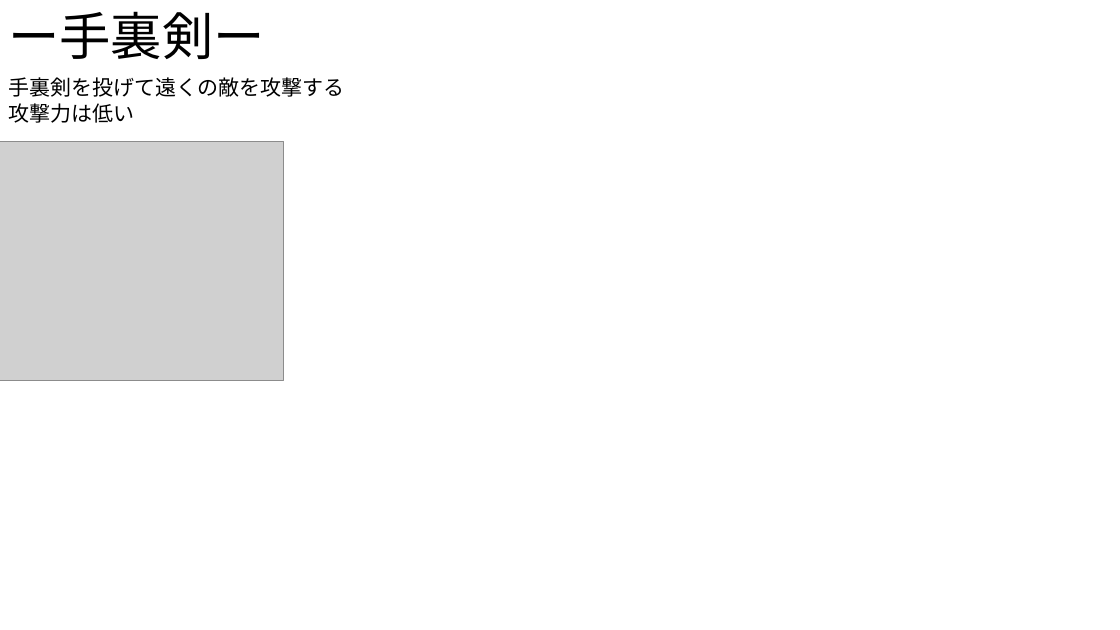
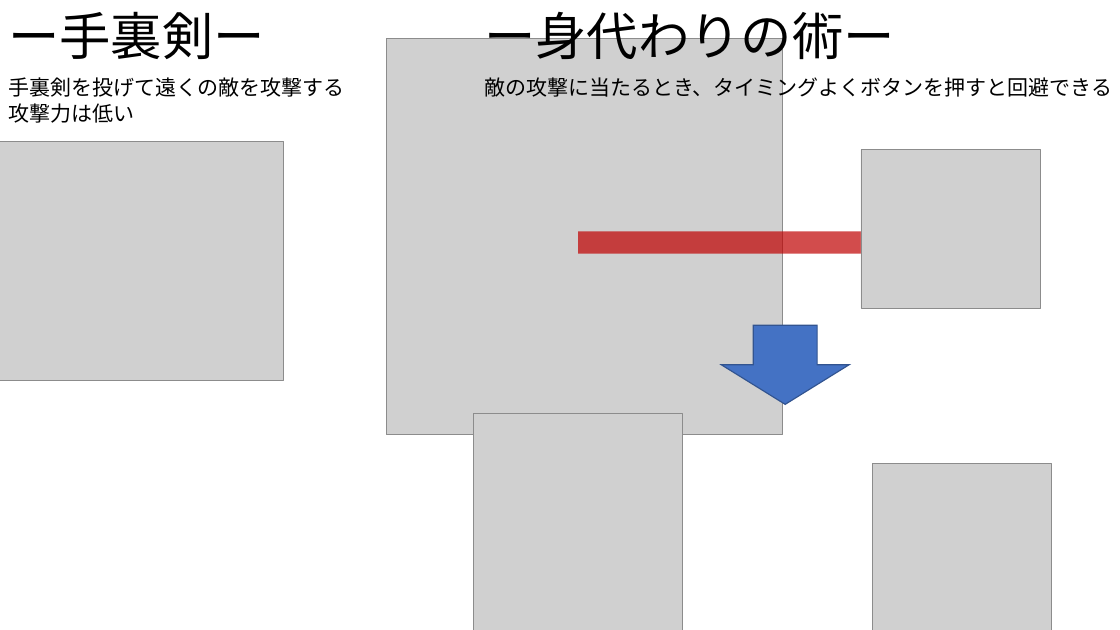
Before and after one commit to Shingo-Takenaka/Employment-work, a slide deck: slide 3 of 仕様書/Ninja.pptx. Drawn at 1120x630 pixels with LibreOffice and Linux fonts; fonts in the diff are those of the drawing; grey boxes stand for pictures. Boxes give left, top, right and bottom in pixels: in the first picture for what was removed or moved away, otherwise in the second. Text is boxed around its words. In the diff, an @@ line names an element or a change of style, - is before the commit and + after.

```diff
--- a/仕様書/Ninja.pptx
+++ b/仕様書/Ninja.pptx
@@ text added at (x1=484, y1=12, x2=895, y2=68), 44 pt, text #000000 @@
+ー身代わりの術ー
@@ picture added at (x1=386, y1=39, x2=783, y2=435) @@
@@ text added at (x1=484, y1=74, x2=1112, y2=100), 18 pt, text #000000 @@
+敵の攻撃に当たるとき、タイミングよくボタンを押すと回避できる
@@ picture added at (x1=861, y1=150, x2=1040, y2=308) @@
@@ rectangle added at (x1=578, y1=231, x2=962, y2=254), fill #C00000 at 70% opacity @@
@@ down arrow added at (x1=722, y1=325, x2=849, y2=404), fill #4472C4, outline #325491 1 pt @@
@@ picture added at (x1=473, y1=413, x2=683, y2=630) @@
@@ picture added at (x1=872, y1=463, x2=1051, y2=630) @@
```
Also in this commit, not shown: 2 other slides changed, 1 slide removed, 5 other files.
